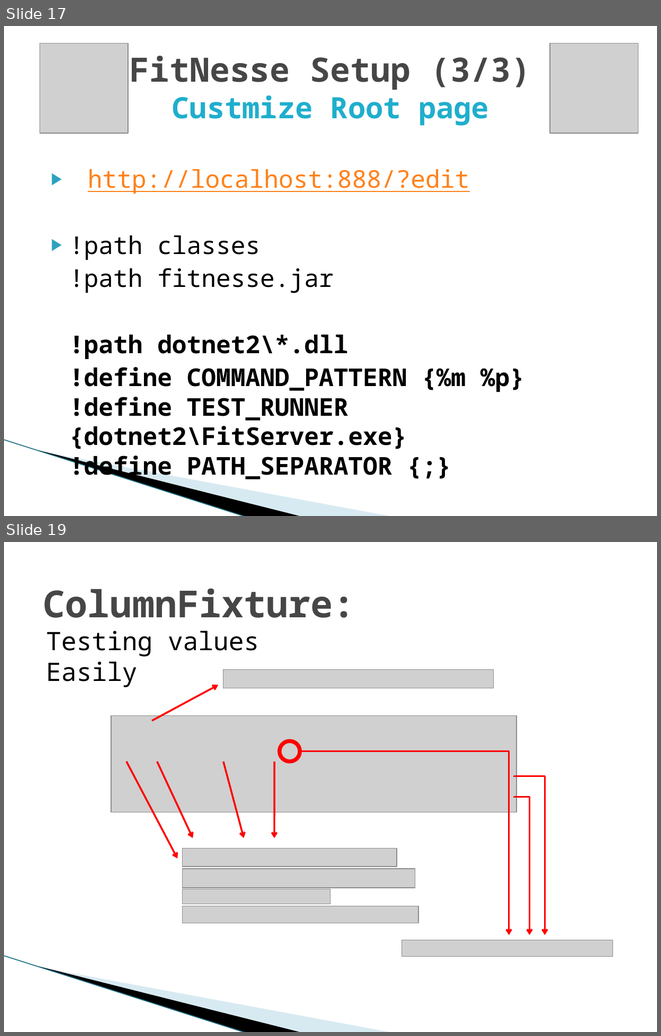
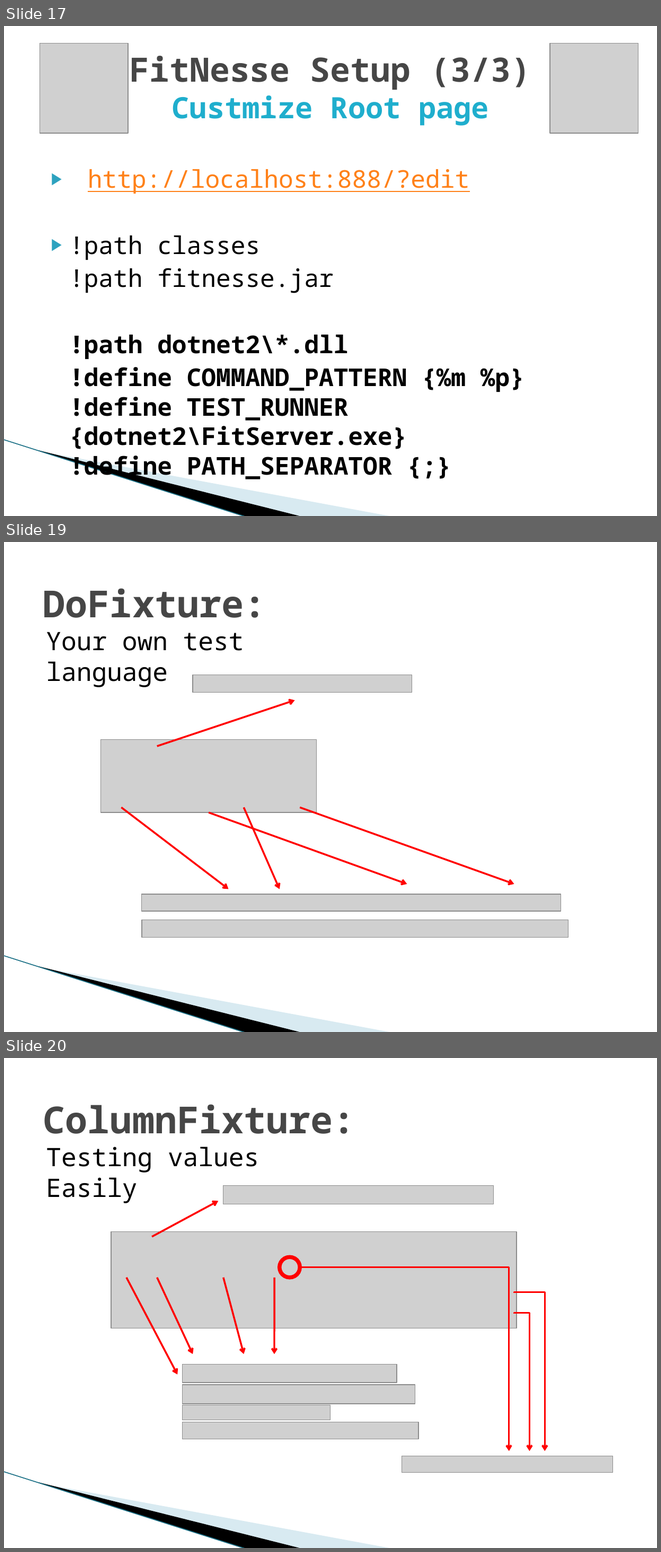
Before and after one commit to michelgrootjans/agileacceptancetesting, a slide deck: Slides/20090604_Ihc_AgileAcceptanceTesting.pptx. Shown one above the other, each under a label of ours: slides 17 and 19 before the commit, slides 17, 19 and 20 after it; the slides between them are not shown. The pictures are 661x1036 and 661x1552 pixels, drawn with LibreOffice and Linux fonts; fonts in the diff are those of the drawing; grey boxes stand for pictures; background and template pictures are left out. Boxes give left, top, right and bottom in pixels: in the first picture for what was removed or moved away, otherwise in the second. Text is boxed around its words. In the diff, an @@ line names an element or a change of style, - is before the commit and + after.

```diff
--- a/Slides/20090604_Ihc_AgileAcceptanceTesting.pptx
+++ b/Slides/20090604_Ihc_AgileAcceptanceTesting.pptx
@@ slide 19 added at box(4, 542, 657, 1032), background #FFFFFF; not listed: 3 template elements that a slide beside it also shows @@
@@ title added at box(43, 588, 266, 618), 41 pt, text #464646, bold @@
+DoFixture:
@@ text added at box(46, 632, 244, 687), 28 pt, text #000000 @@
+Your own test language
@@ picture added at box(193, 674, 412, 692) @@
@@ arrow added from (157, 746) to (294, 700), #FF0000 2 pt @@
@@ picture added at box(100, 740, 316, 812) @@
@@ arrow added from (122, 807) to (229, 889), #FF0000 2 pt @@
@@ arrow added from (244, 807) to (280, 889), #FF0000 2 pt @@
@@ arrow added from (300, 807) to (514, 883), #FF0000 2 pt @@
@@ arrow added from (209, 812) to (407, 883), #FF0000 2 pt @@
@@ picture added at box(142, 894, 561, 911) @@
@@ picture added at box(142, 919, 568, 937) @@
@@ what was slide 19 is now slide 20 @@
```
Also in this commit, not shown: 6 slides changed, 1 other slide added, 1 slide removed, 1 other file.
